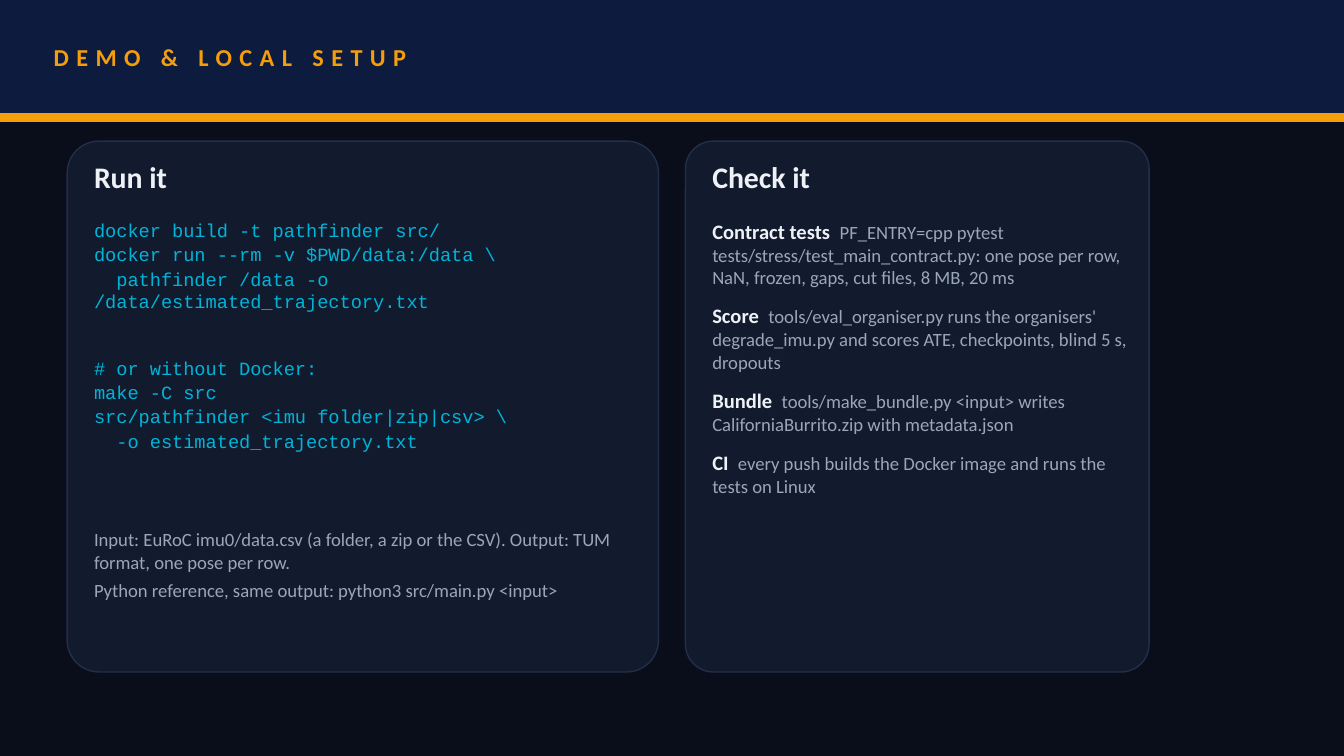
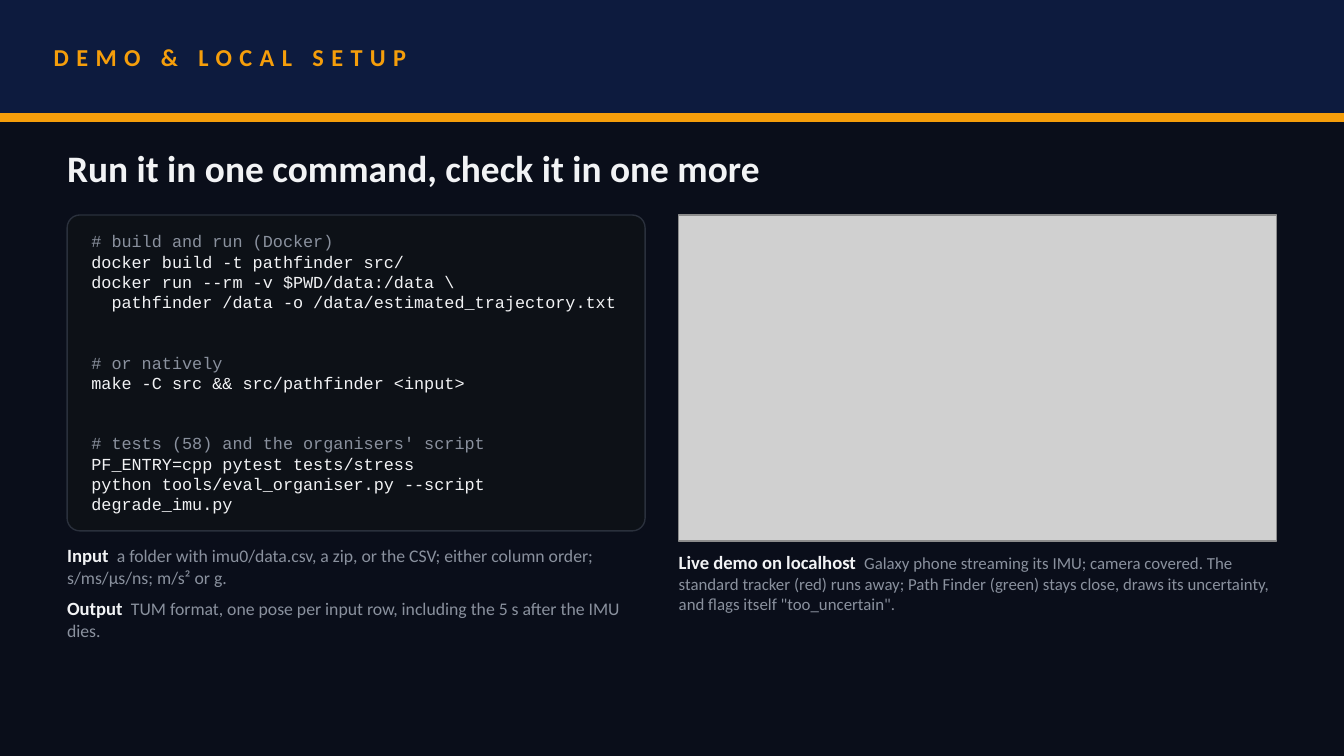
Before and after one commit to rehaanajani/pathfinder-xr, a slide deck: slide 7 of deck/SRMIST_CaliforniaBurrito.pptx. Drawn at 1344x756 pixels with LibreOffice and Linux fonts; fonts in the diff are those of the drawing; grey boxes stand for pictures. Boxes give left, top, right and bottom in pixels: in the first picture for what was removed or moved away, otherwise in the second. Text is boxed around its words. In the diff, an @@ line names an element or a change of style, - is before the commit and + after.

Commit message:
Redesigned the deck in black and white with real images: the localhost live demo, the terminal run, the damaged signal and the trajectory

```diff
--- a/deck/SRMIST_CaliforniaBurrito.pptx
+++ b/deck/SRMIST_CaliforniaBurrito.pptx
@@ rounded rectangle removed at (x1=685, y1=141, x2=1149, y2=672) @@
@@ text added at (x1=67, y1=155, x2=759, y2=187), 20 pt, text #F2F3F5, bold @@
+Run it in one command, check it in one more
@@ text removed at (x1=94, y1=167, x2=167, y2=189) @@
-Run it
@@ text removed at (x1=712, y1=167, x2=810, y2=189) @@
-Check it
@@ rounded rectangle resized from (x1=67, y1=141, x2=659, y2=672) to (x1=67, y1=215, x2=645, y2=531) @@
@@ rounded rectangle at (x1=67, y1=215, x2=645, y2=531): fill #121A2E to #0D1117; outline #232E4A 0.75 pt to #2A303C 0.75 pt; proportions changed @@
@@ text "# build and run (Docker)" moved from (x1=94, y1=224, x2=484, y2=452) to (x1=91, y1=235, x2=616, y2=514) @@
@@ text at (x1=112, y1=235, x2=334, y2=251): paragraph added @@
+# build and run (Docker)
@@ picture added at (x1=679, y1=215, x2=1277, y2=540) @@
@@ text removed at (x1=712, y1=225, x2=1127, y2=493) @@
-Contract tests PF_ENTRY=cpp pytest tests/stress/test_main_contract.py: one pose per row, NaN, frozen, gaps, cut files, 8 MB, 20 ms
-Score tools/eval_organiser.py runs the organisers' degrade_imu.py and scores ATE, checkpoints, blind 5 s, dropouts
-Bundle tools/make_bundle.py <input> writes CaliforniaBurrito.zip with metadata.json
-CI every push builds the Docker image and runs the tests on Linux
@@ text at (x1=91, y1=255, x2=616, y2=312): size 10 to 9 pt, text colour #00B4D8 to #F2F3F5 in "docker build -t pathfinder src/", "docker run --rm -v $PWD/data:/data \", "pathfinder /data -o /data/estimated_trajectory.txt"; less space between paragraphs @@
@@ text at (x1=91, y1=357, x2=485, y2=514): text changed; size 10 to 9 pt; text colour #00B4D8 to #F2F3F5 @@
-# or without Docker:
-make -C src
-src/pathfinder <imu folder|zip|csv> \
--o estimated_trajectory.txt
+# or natively
+make -C src && src/pathfinder <input>
+# tests (58) and the organisers' script
+PF_ENTRY=cpp pytest tests/stress
+python tools/eval_organiser.py --script degrade_imu.py
@@ text at (x1=67, y1=549, x2=620, y2=637): text changed; size 10 to 9.5 pt; text colour #9AA6BC to #8A919E @@
-Input: EuRoC imu0/data.csv (a folder, a zip or the CSV). Output: TUM format, one pose per row.
-Python reference, same output: python3 src/main.py <input>
+Input a folder with imu0/data.csv, a zip, or the CSV; either column order; s/ms/µs/ns; m/s² or g.
+Output TUM format, one pose per input row, including the 5 s after the IMU dies.
@@ text added at (x1=679, y1=556, x2=1269, y2=613), 9 pt, text #8A919E @@
+Live demo on localhost Galaxy phone streaming its IMU; camera covered. The standard tracker (red) runs away; Path Finder (green) stays close, draws its uncertainty, and flags itself "too_uncertain".
```
Also in this commit, not shown: 8 other slides changed, 7 other files.
